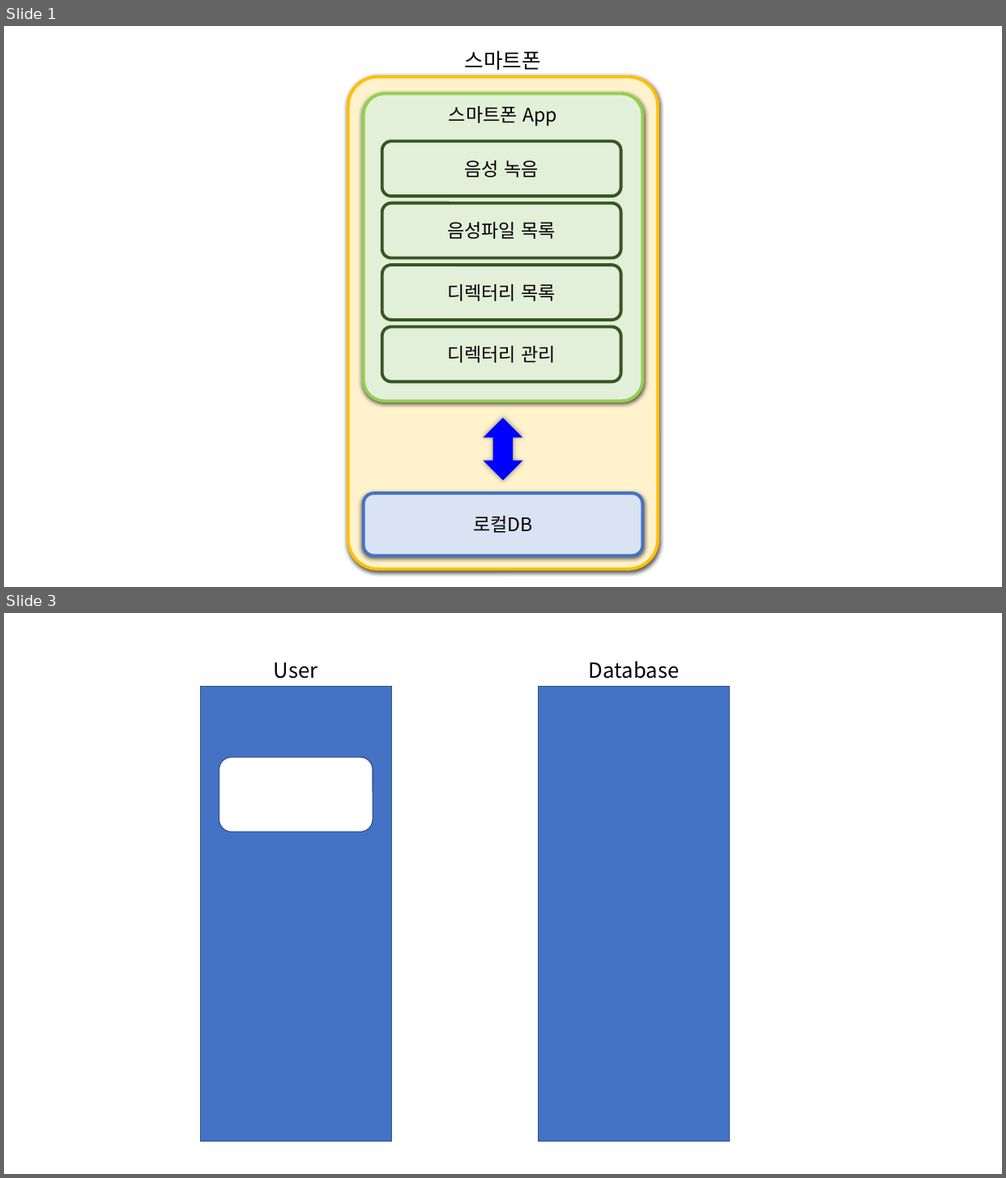
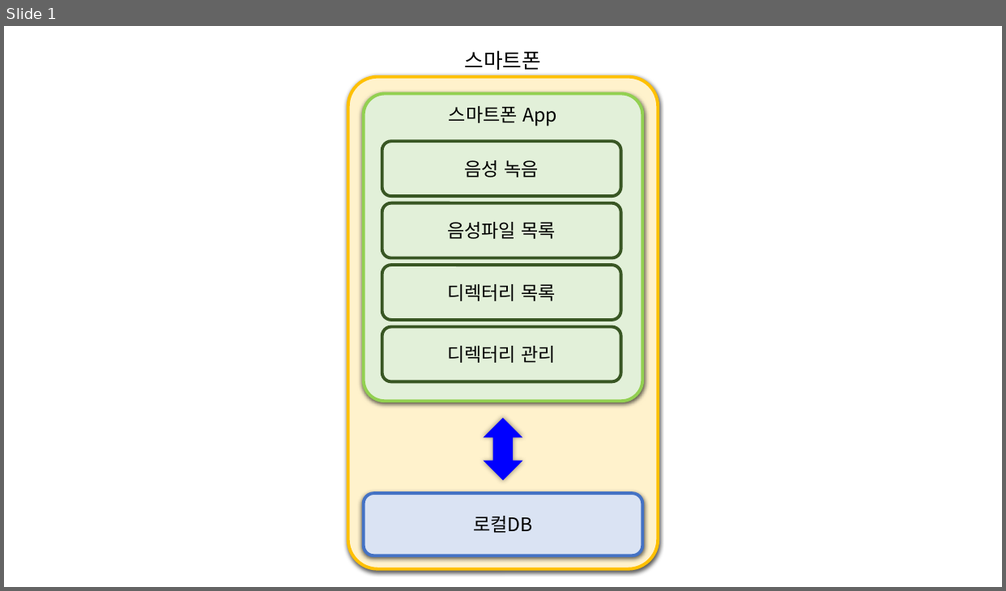
Before and after one commit to choisinho/yebi_capstone, a slide deck: 시스템구성도&블록다이어그래사례.pptx. Shown one above the other, each under a label of ours: slides 1 and 3 before the commit, slide 1 after it; the slides between them are not shown. The pictures are 1006x1178 and 1006x591 pixels, drawn with LibreOffice and Linux fonts; fonts in the diff are those of the drawing. Boxes give left, top, right and bottom in pixels: in the first picture for what was removed or moved away, otherwise in the second. Text is boxed around its words. In the diff, an @@ line names an element or a change of style, - is before the commit and + after.

```diff
--- a/시스템구성도&블록다이어그래사례.pptx
+++ b/시스템구성도&블록다이어그래사례.pptx
@@ slide 3 removed at box(4, 613, 1002, 1174), background #FFFFFF @@
@@ text removed at box(589, 661, 680, 679) @@
-Database
@@ text removed at box(274, 662, 318, 679) @@
-User
@@ rectangle removed at box(200, 687, 392, 1142) @@
@@ rectangle removed at box(539, 687, 731, 1142) @@
@@ rounded rectangle removed at box(219, 757, 373, 833) @@
```
Also in this commit, not shown: 1 slide added, 1 other slide removed.
